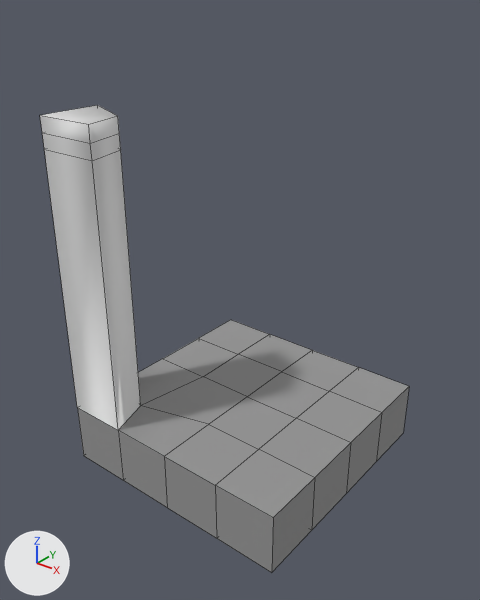
The OBJ model My project/Assets/BuildTool/ObjectPrefabs/InsetWallCorner.obj, before and after one commit.
Both versions are drawn from a camera (50 mm lens) standing at (5.8, -7.45, 7.37) and looking at (0.04, -0.25, 2.91). The axes (+X, +Y, +Z) are drawn at lower left. The lights are the same throughout. Mesh edges are drawn as thin lines. Where no turn or scale is listed for an object, it has been applied to the vertices.

Before the edit, the objects in view are built like this:
```python
me_cube_001 = bpy.data.meshes.new('Cube.001')
me_cube_001.from_pydata(...)  # 62 vertices, 60 faces; spans x -2.0..2.0, y -2.0..2.0, z -0.02..5.7
# faces by material slot: [47, 13]
me_cube_001.materials.append(mat_material_002)  # grey #949494
me_cube_001.materials.append(mat_wall_003)  # white #e7e7e7
ob_cube_001 = bpy.data.objects.new('Cube.001', me_cube_001)
ob_cube_001.location = (0.0, 0.0, 0.0)
```
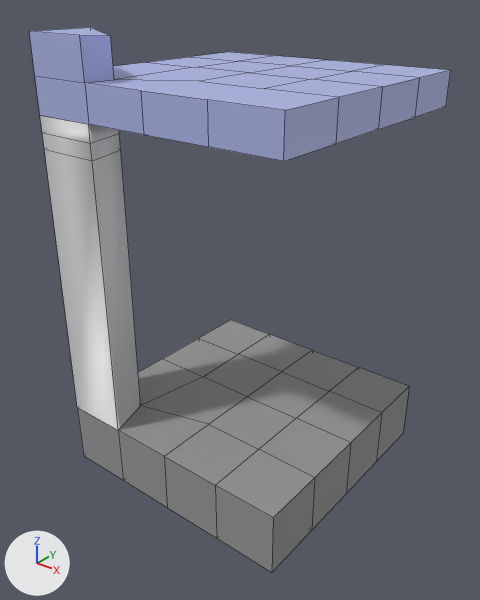
Pixel boxes [x1, y1, x2, y2] of what changed, in the pictures (480 x 600 px):
'Cube.001', reshaped (14% wider, 17% taller)
    before: [40, 105, 409, 572]
    after: [29, 27, 451, 572]
part 1 of me_cube_001, added (blue)
    after: [29, 27, 451, 161]

Edits to the bpy script that builds the scene:
```text
Add mat_roof:
    mat_roof = principled_material('roof')
    mat_roof.base_color = (0.419, 0.47, 0.8)  # blue #adb6e7
Change me_cube_001:
    used by ob_cube_001; location = (0.0, 0.0, 0.0)
    remove me_cube_001.from_pydata(...)  # 62 vertices, 60 faces; spans x -2.0..2.0, y -2.0..2.0, z -0.02..5.7
    add me_cube_001.from_pydata(...)  # 116 vertices, 110 faces; spans x -2.0..2.0, y -2.0..2.0, z -0.02..6.75
    me_cube_001 part 1: a new loose piece of 54 vertices spanning x -2.0..2.0, y -2.0..2.0, z 5.71..6.75, in mat_roof (blue #adb6e7)
    add me_cube_001.materials.append(mat_roof)  # blue #adb6e7
```
